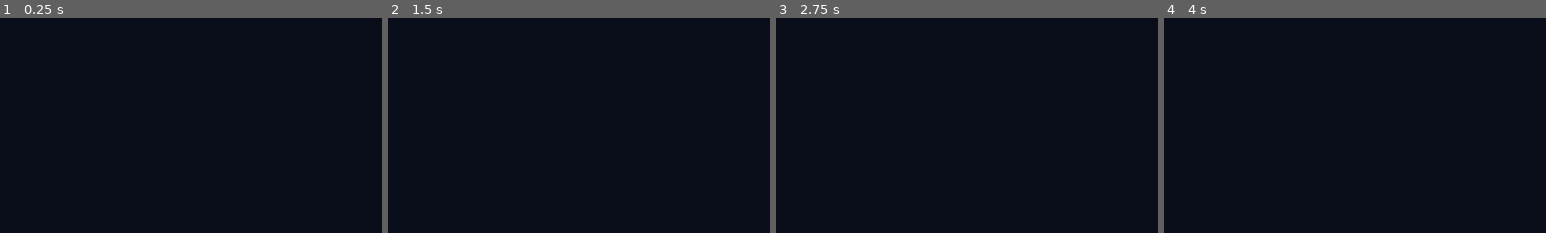
Above: before the commit, frames 1-4 (left to right).
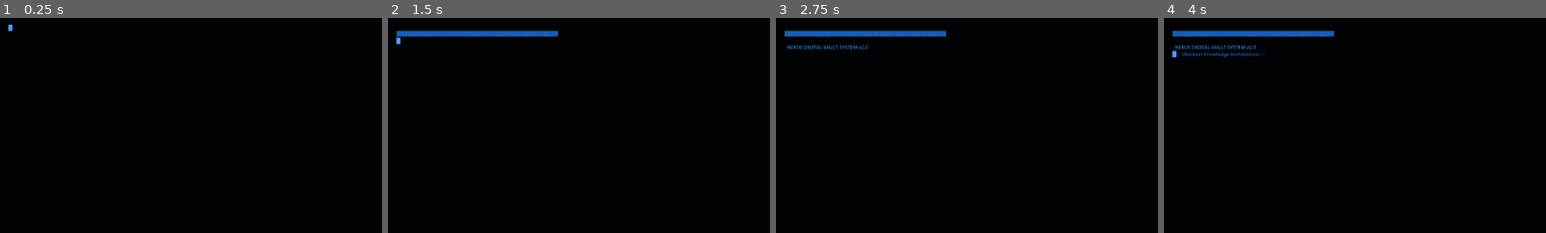
Above: after the commit, the same moments.

Repository: digitalghost404/obsidian-nexus
Game: Godot game, scene res://boot_sequence.tscn
The game is run twice, just before and just after one commit, with the same random seed, the same clock (stepped at 60 frames per second) and the same inputs. Before the commit the project starts from res://main.tscn.
Inputs (mouse positions are % of the whole screen's width and height, from its top left):
- Up to frame 1 (0.25 s): no input
- Up to frame 2 (1.5 s): tap Enter at 0.5 s; move the mouse to (72, 45) at 0.52 s; hold D 0.53-1.25 s; tap T at 0.6 s; click (72, 45) at 0.67 s; click "OK" at 1.25 s
- Up to frame 3 (2.75 s): tap Space at 2 s; move the mouse to (45, 50) at 2.02 s; hold W from 2.03 s (still down); tap Q at 2.1 s; click (45, 50) at 2.17 s
- Up to frame 4 (4 s): tap Enter at 2.75 s; move the mouse to (52, 48) at 2.77 s; tap M at 2.85 s; click (52, 48) at 2.92 s; release W at 3.5 s; click "OK" at 3.5 s
The pictures show only the part of the screen within x 1-51%, y 0-50%; the shares and areas given below are measured in that part.

The runs differ from the first frame. In frame 1, less than 0.1% of the frame differs, in the area x 2-4%, y 3-7%; in frame 2, 1.4%; in frame 3, 1.6%; in frame 4, 1.8%, in the area x 2-45%, y 5-19%.

Commit message:
feat: terminal boot sequence — hacker-style startup with typing text, vault stats, blinking cursor, fade to vault

Diff:
--- /dev/null
+++ b/boot_sequence.gd
@@ -0,0 +1,165 @@
+extends Control
+
+## Terminal boot sequence — plays before loading the vault
+
+var _lines: Array[String] = []
+var _current_line: int = 0
+var _current_char: int = 0
+var _char_timer: float = 0.0
+var _line_delay_timer: float = 0.0
+var _phase: String = "typing"  # typing, line_delay, loading, done
+var _displayed_text: String = ""
+var _vault_loaded: bool = false
+
+const CHAR_SPEED := 0.02  # seconds per character
+const LINE_DELAY := 0.3   # delay between lines
+const FAST_CHAR_SPEED := 0.005  # faster for long lines
+
+@onready var terminal: RichTextLabel = $Terminal
+@onready var cursor: Label = $Cursor
+@onready var fade_rect: ColorRect = $FadeRect
+
+func _ready() -> void:
+	# Hide mouse
+	Input.mouse_mode = Input.MOUSE_MODE_HIDDEN
+
+	# Set up the boot text
+	_lines = [
+		"[color=#1a5fb4]████████████████████████████████████████████[/color]",
+		"",
+		"[color=#3584e4]  NEXUS DIGITAL VAULT SYSTEM v2.0[/color]",
+		"[color=#1a5fb4]  ── Obsidian Knowledge Architecture ──[/color]",
+		"",
+		"[color=#1a5fb4]████████████████████████████████████████████[/color]",
+		"",
+		"[color=#888888]> Initializing Vulkan renderer...[/color]         [color=#26a269]OK[/color]",
+		"[color=#888888]> Loading shader pipeline...[/color]              [color=#26a269]OK[/color]",
+		"[color=#888888]> Establishing vault connection...[/color]        [color=#26a269]OK[/color]",
+		"",
+		"[color=#3584e4]> Scanning vault directory...[/color]",
+		"  [color=#888888]Path: /home/digitalghost/obsidian-vault/dtg-vault[/color]",
+		"",
+		"__VAULT_STATS__",  # placeholder — replaced with real data
+		"",
+		"[color=#888888]> Building spatial index...[/color]               [color=#26a269]OK[/color]",
+		"[color=#888888]> Generating city layout...[/color]               [color=#26a269]OK[/color]",
+		"[color=#888888]> Compiling shaders...[/color]                    [color=#26a269]OK[/color]",
+		"[color=#888888]> Initializing particle systems...[/color]        [color=#26a269]OK[/color]",
+		"[color=#888888]> Activating Nexus Hub...[/color]                 [color=#26a269]OK[/color]",
+		"",
+		"[color=#e5a50a]> ALL SYSTEMS NOMINAL[/color]",
+		"",
+		"[color=#3584e4]> Entering digital vault...[/color]",
+	]
+
+	terminal.bbcode_enabled = true
+	terminal.text = ""
+	fade_rect.color = Color(0, 0, 0, 0)
+	fade_rect.visible = false
+
+	# Start vault loading in background immediately
+	VaultDataBus.vault_loaded.connect(_on_vault_loaded)
+	var vault_path := OS.get_environment("OBSIDIAN_VAULT_PATH")
+	if vault_path.is_empty():
+		var config_path := "user://vault_config.txt"
+		if FileAccess.file_exists(config_path):
+			vault_path = FileAccess.get_file_as_string(config_path).strip_edges()
+	if not vault_path.is_empty():
+		VaultDataBus.initialize(vault_path)
+
+func _on_vault_loaded() -> void:
+	_vault_loaded = true
+	# Replace the stats placeholder
+	for i in range(_lines.size()):
+		if _lines[i] == "__VAULT_STATS__":
+			_lines[i] = "  [color=#e5a50a]%d[/color] [color=#888888]notes detected[/color]  |  [color=#e5a50a]%d[/color] [color=#888888]links mapped[/color]  |  [color=#e5a50a]%d[/color] [color=#888888]tags indexed[/color]" % [
+				VaultDataBus.graph.get_note_count(),
+				VaultDataBus.graph.get_link_count(),
+				VaultDataBus.graph.get_all_tags().size()
+			]
+
+func _process(delta: float) -> void:
+	# Blinking cursor
+	if cursor:
+		cursor.visible = fmod(Time.get_ticks_msec() / 1000.0, 1.0) < 0.6
+
+	match _phase:
+		"typing":
+			_process_typing(delta)
+		"line_delay":
+			_line_delay_timer -= delta
+			if _line_delay_timer <= 0:
+				_current_line += 1
+				_current_char = 0
+				if _current_line >= _lines.size():
+					_phase = "loading"
+				else:
+					_phase = "typing"
+		"loading":
+			# Wait for vault to finish loading, then fade out
+			if _vault_loaded:
+				_phase = "done"
+				_start_fade()
+		"done":
+			pass
+
+func _process_typing(delta: float) -> void:
+	if _current_line >= _lines.size():
+		_phase = "loading"
+		return
+
+	var line: String = _lines[_current_line]
+
+	# Skip placeholder lines
+	if line == "__VAULT_STATS__" and not _vault_loaded:
+		line = "  [color=#888888]Scanning...[/color]"
+
+	# Determine typing speed (fast for decorative lines)
+	var speed := CHAR_SPEED
+	if line.begins_with("[color=#1a5fb4]██") or line.is_empty():
+		speed = FAST_CHAR_SPEED
+
+	_char_timer += delta
+	if _char_timer >= speed:
+		_char_timer = 0.0
+		_current_char += 1
+
+		# Strip BBCode for length calculation but display with BBCode
+		var plain_length := _get_plain_length(line)
+		if _current_char >= plain_length:
+			# Line complete — add it
+			_displayed_text += line + "\n"
+			terminal.text = _displayed_text
+			_phase = "line_delay"
+			_line_delay_timer = LINE_DELAY
+			# Faster delay for empty/decorative lines
+			if line.is_empty() or line.begins_with("[color=#1a5fb4]██"):
+				_line_delay_timer = 0.05
+
+	# Update cursor position
+	if cursor:
+		cursor.position.y = 20 + _current_line * 22
+
+func _get_plain_length(bbcode_text: String) -> int:
+	# Rough estimate — strip bbcode tags
+	var regex := RegEx.new()
+	regex.compile("\\[.*?\\]")
+	var plain := regex.sub(bbcode_text, "", true)
+	return plain.length()
+
+func _start_fade() -> void:
+	fade_rect.visible = true
+	var tween := create_tween()
+	tween.tween_property(fade_rect, "color:a", 1.0, 1.5)
+	tween.tween_callback(_load_main_scene)
+
+func _load_main_scene() -> void:
+	Input.mouse_mode = Input.MOUSE_MODE_CAPTURED
+	get_tree().change_scene_to_file("res://main.tscn")
+
+func _unhandled_input(event: InputEvent) -> void:
+	# Press any key to skip
+	if event is InputEventKey and event.pressed:
+		if _vault_loaded:
+			_phase = "done"
+			_start_fade()
--- /dev/null
+++ b/boot_sequence.tscn
@@ -0,0 +1,49 @@
+[gd_scene load_steps=2 format=3]
+
+[ext_resource type="Script" path="res://boot_sequence.gd" id="1"]
+
+[node name="BootSequence" type="Control"]
+layout_mode = 3
+anchors_preset = 15
+anchor_right = 1.0
+anchor_bottom = 1.0
+script = ExtResource("1")
+
+[node name="Background" type="ColorRect" parent="."]
+layout_mode = 1
+anchors_preset = 15
+anchor_right = 1.0
+anchor_bottom = 1.0
+color = Color(0.005, 0.008, 0.02, 1)
+
+[node name="Terminal" type="RichTextLabel" parent="."]
+layout_mode = 1
+anchors_preset = 15
+anchor_right = 1.0
+anchor_bottom = 1.0
+offset_left = 60.0
+offset_top = 40.0
+offset_right = -60.0
+offset_bottom = -40.0
+theme_override_colors/default_color = Color(0.2, 0.5, 0.9, 1)
+theme_override_font_sizes/normal_font_size = 16
+bbcode_enabled = true
+scroll_active = false
+
+[node name="Cursor" type="Label" parent="."]
+layout_mode = 0
+offset_left = 60.0
+offset_top = 20.0
+offset_right = 80.0
+offset_bottom = 44.0
+theme_override_colors/font_color = Color(0.3, 0.6, 1, 1)
+theme_override_font_sizes/font_size = 18
+text = "█"
+
+[node name="FadeRect" type="ColorRect" parent="."]
+visible = false
+layout_mode = 1
+anchors_preset = 15
+anchor_right = 1.0
+anchor_bottom = 1.0
+color = Color(0, 0, 0, 0)
--- a/main.gd
+++ b/main.gd
@@ -1,25 +1,8 @@
 # main.gd
 extends Node3D
 
-@export var vault_path: String = ""
-
 func _ready() -> void:
-	print("Obsidian Nexus — initializing")
-
-	if vault_path.is_empty():
-		vault_path = OS.get_environment("OBSIDIAN_VAULT_PATH")
-		if vault_path.is_empty():
-			var config_path := "user://vault_config.txt"
-			if FileAccess.file_exists(config_path):
-				vault_path = FileAccess.get_file_as_string(config_path).strip_edges()
-
-	if vault_path.is_empty():
-		push_error("No vault path. Set OBSIDIAN_VAULT_PATH env var.")
-		return
-
-	VaultDataBus.vault_loaded.connect(_on_vault_loaded)
-	VaultDataBus.initialize(vault_path)
-
-func _on_vault_loaded() -> void:
-	print("Vault loaded: %d notes, %d links" % [VaultDataBus.graph.get_note_count(), VaultDataBus.graph.get_link_count()])
+	print("Obsidian Nexus — entering vault")
+	# Vault is already loaded by boot_sequence.gd
+	# Just load the city
 	LayerManager.load_city()
--- a/project.godot
+++ b/project.godot
@@ -6,7 +6,7 @@
 
 config/name="Obsidian Nexus"
 config/description="3D interactive data vault for Obsidian"
-run/main_scene="res://main.tscn"
+run/main_scene="res://boot_sequence.tscn"
 config/features=PackedStringArray("4.4", "Forward Plus")
 config/icon="res://icon.svg"
 
@@ -28,4 +28,4 @@
 
 renderer/rendering_method="forward_plus"
 anti_aliasing/quality/msaa_3d=2
-environment/defaults/default_clear_color=Color(0.039, 0.055, 0.102, 1)
+environment/defaults/default_clear_color=Color(0.005, 0.008, 0.02, 1)
